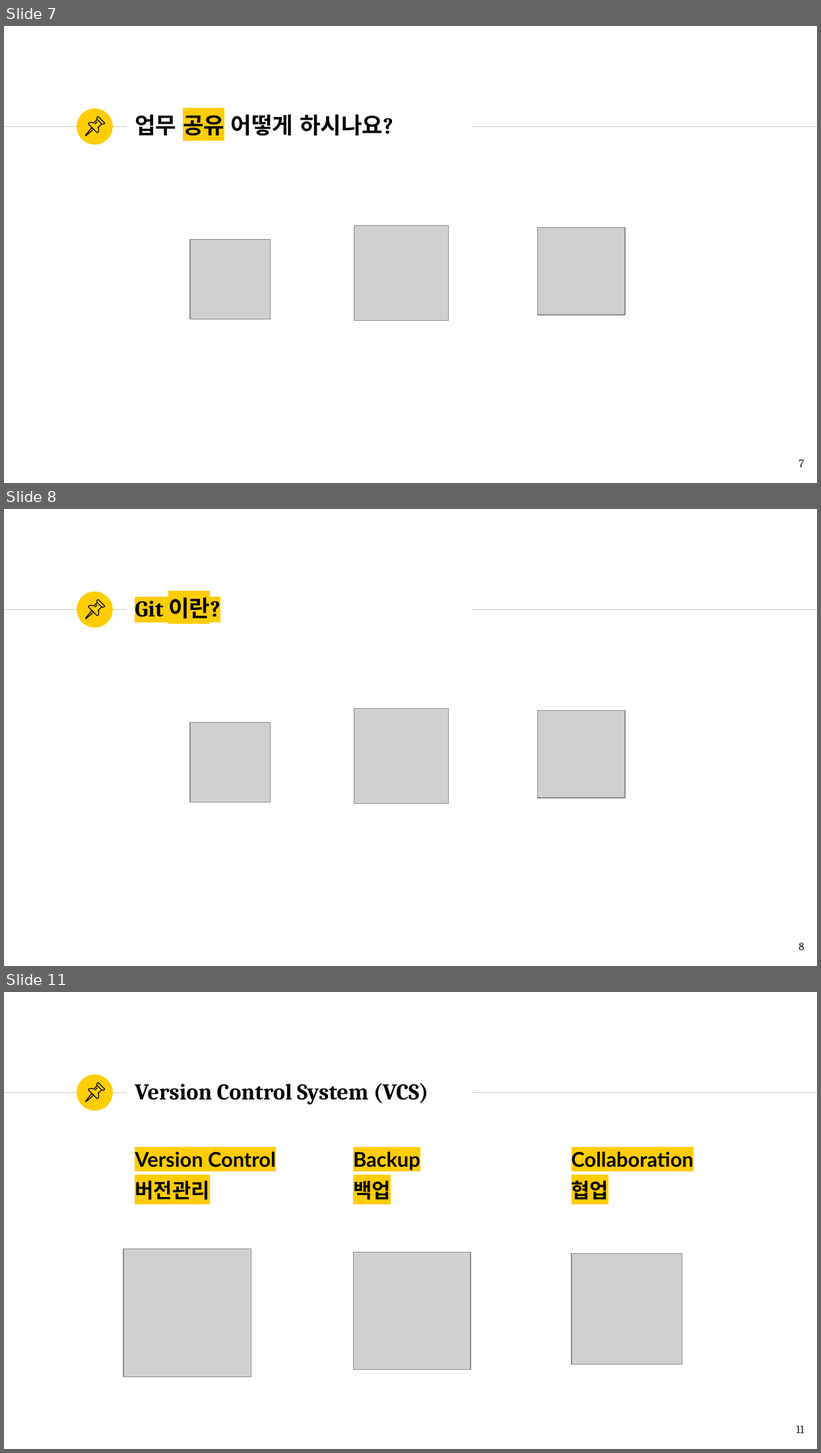
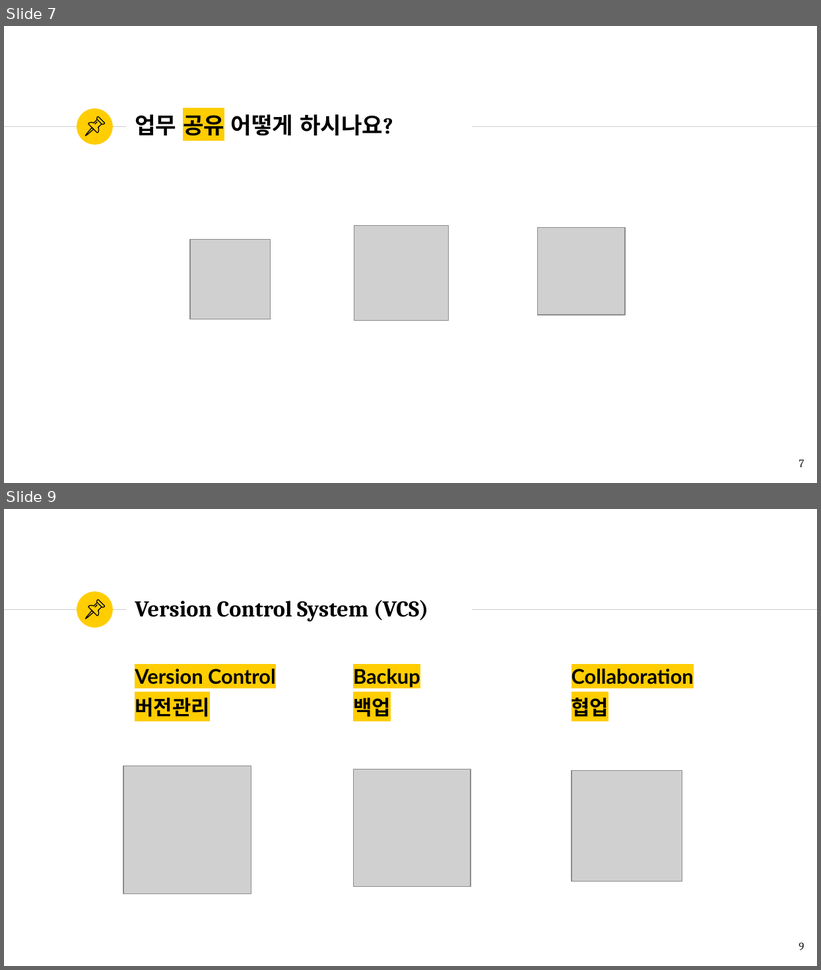
Before and after one commit to romiii37/CampusSeven, a slide deck: Git.pptx. Shown one above the other, each under a label of ours: slides 7, 8 and 11 before the commit, slides 7 and 9 after it; the slides between them are not shown. The pictures are 821x1453 and 821x970 pixels, drawn with LibreOffice and Linux fonts; fonts in the diff are those of the drawing; grey boxes stand for pictures. Boxes give left, top, right and bottom in pixels: in the first picture for what was removed or moved away, otherwise in the second. Text is boxed around its words. In the diff, an @@ line names an element or a change of style, - is before the commit and + after.

```diff
--- a/Git.pptx
+++ b/Git.pptx
@@ slide 8 removed at (x1=4, y1=509, x2=817, y2=966), background #FFFFFF; not listed: 3 template elements that a slide beside it also shows @@
@@ group removed at (x1=85, y1=600, x2=104, y2=619): 4 freeform shapes @@
@@ title removed at (x1=135, y1=594, x2=220, y2=623) @@
-Git 이란?
@@ picture removed at (x1=190, y1=722, x2=271, y2=803) @@
@@ picture removed at (x1=354, y1=709, x2=449, y2=804) @@
@@ picture removed at (x1=537, y1=711, x2=625, y2=799) @@
@@ page number removed at (x1=799, y1=943, x2=804, y2=951) @@
-8
@@ what was slide 11 is now slide 9 @@
@@ page number at (x1=799, y1=943, x2=804, y2=951): text changed @@
-11
+9
```
Also in this commit, not shown: 10 slides changed, 5 slides added, 2 other slides removed.
